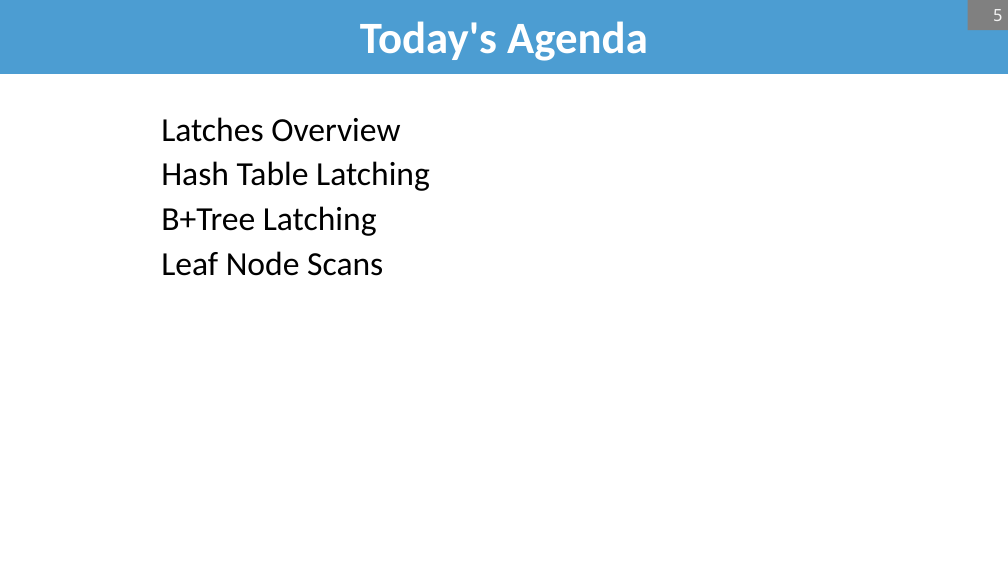
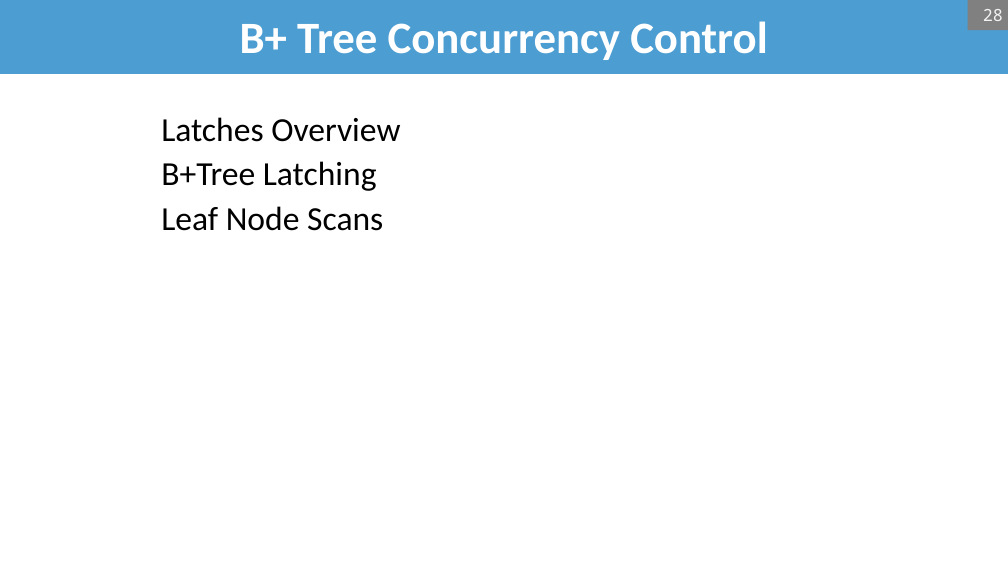
Before and after one commit to bsb20/bsb20.github.io, a slide deck: slide 28 of docs/421_f26/lectures/L08_concurrent_b_plus.pptx (slide 5 before the commit). Drawn at 1008x567 pixels with LibreOffice and Linux fonts; fonts in the diff are those of the drawing; background and template pictures are left out. Boxes give left, top, right and bottom in pixels: in the first picture for what was removed or moved away, otherwise in the second. Text is boxed around its words. In the diff, an @@ line names an element or a change of style, - is before the commit and + after.

```diff
--- a/docs/421_f26/lectures/L08_concurrent_b_plus.pptx
+++ b/docs/421_f26/lectures/L08_concurrent_b_plus.pptx
@@ title at box(240, 21, 767, 60): text changed @@
-Today's Agenda
+B+ Tree Concurrency Control
@@ page number at box(983, 9, 1003, 21): text changed @@
-5
+28
@@ text at box(161, 161, 430, 191): paragraph removed @@
-Hash Table Latching
```
Also in this commit, not shown: 14 other slides changed, 25 slides added, 1 slide removed, 1 other file.
